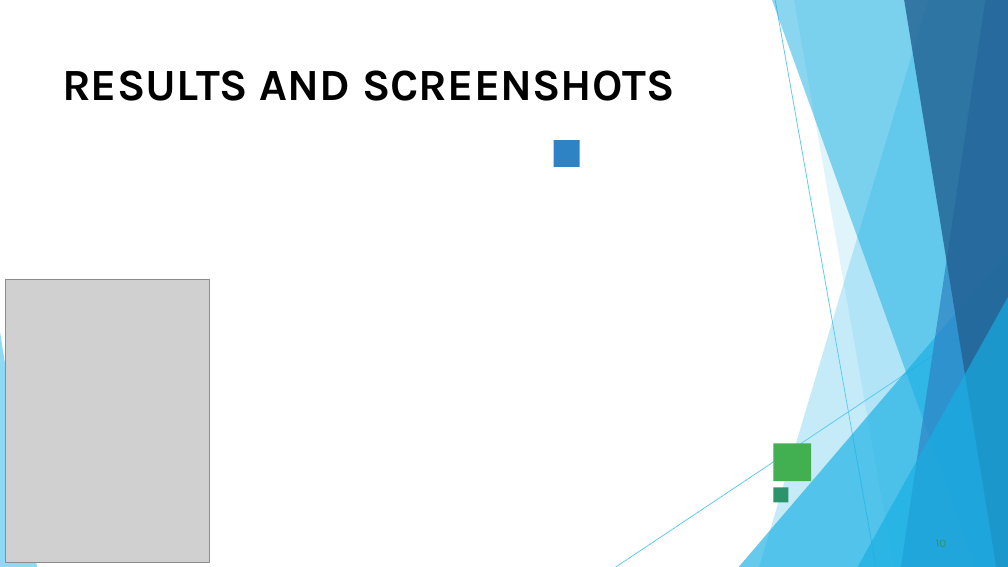
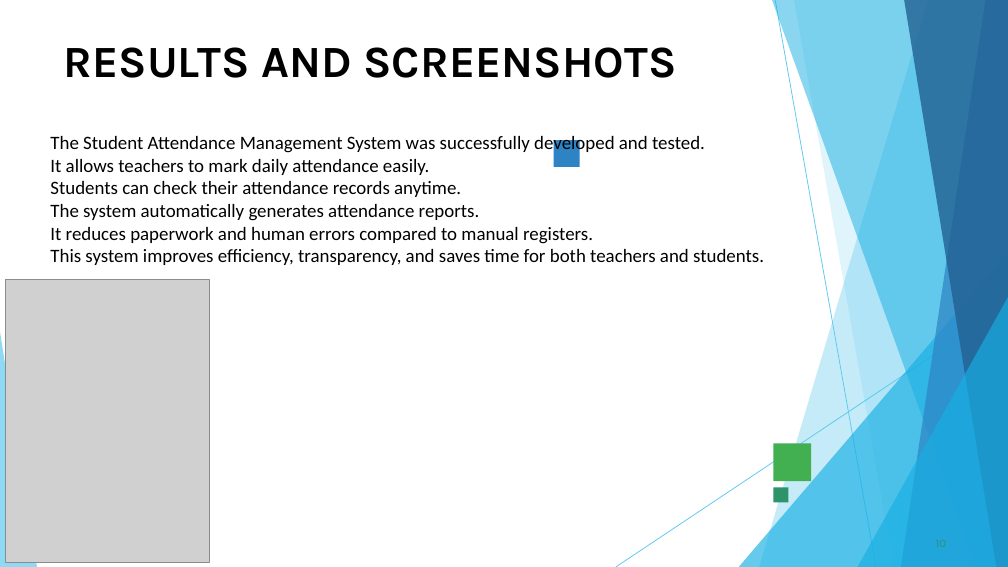
Before and after one commit to amithachu101-eng/nm, a slide deck: slide 10 of PPT FWD TNSDC 2025 (2) amith.pptx. Drawn at 1008x567 pixels with LibreOffice and Linux fonts; fonts in the diff are those of the drawing; grey boxes stand for pictures. Boxes give left, top, right and bottom in pixels: in the first picture for what was removed or moved away, otherwise in the second. Text is boxed around its words. In the diff, an @@ line names an element or a change of style, - is before the commit and + after.

```diff
--- a/PPT FWD TNSDC 2025 (2) amith.pptx
+++ b/PPT FWD TNSDC 2025 (2) amith.pptx
@@ title "RESULTS AND SCREENSHOTS": place and size @@
-title "RESULTS AND SCREENSHOTS" at (62, 70, 675, 101)
+title "RESULTS AND SCREENSHOTS" at (63, 47, 676, 78)
@@ text added at (50, 136, 764, 265), 18 pt, text #000000 @@
+The Student Attendance Management System was successfully developed and tested.
+It allows teachers to mark daily attendance easily.
+Students can check their attendance records anytime.
+The system automatically generates attendance reports.
+It reduces paperwork and human errors compared to manual registers.
+This system improves efficiency, transparency, and saves time for both teachers and students.
```
Also in this commit, not shown: 2 other slides changed, 1 slide added, 1 slide removed.
